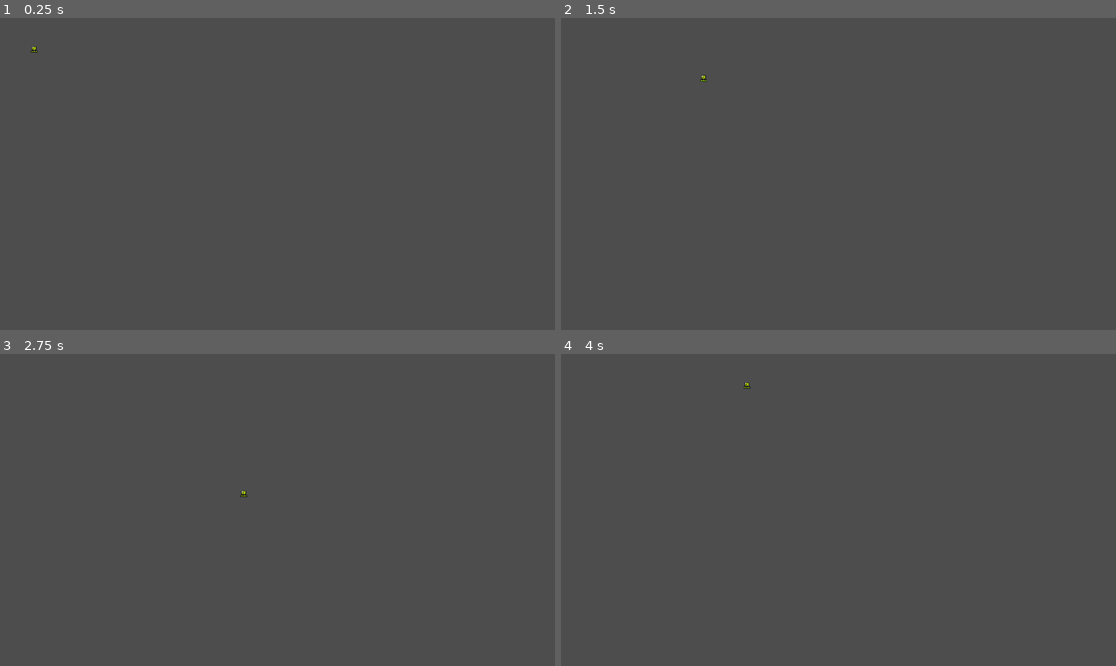
Above: before the commit, frames 1-4 (two rows, left to right).
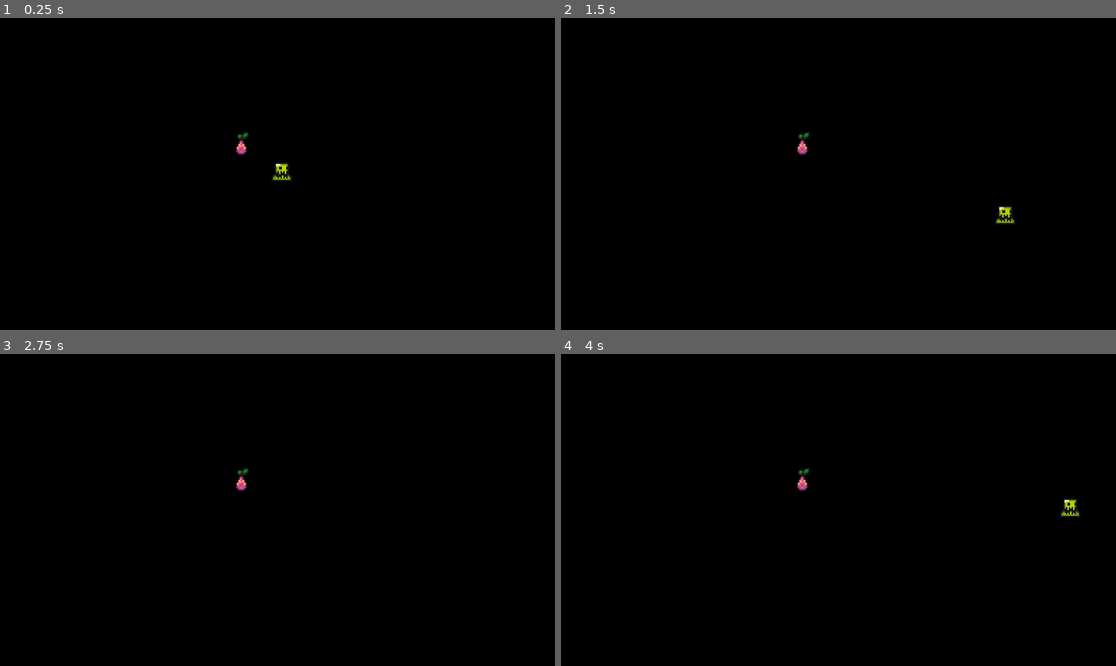
Above: after the commit, the same moments.

Repository: T-ROY77/Centipede
Game: Godot game, scene res://Scenes/game.tscn
Same seed, same stepped clock (60 frames per second), same inputs: the game is played once before the commit and once after it.
Inputs:
- Up to frame 1 (0.25 s): no input
- Up to frame 2 (1.5 s): tap Enter at 0.5 s; hold D (move_right) 0.53-1.28 s; tap Space (shoot, bound only after the commit) at 0.6, 1.35 s; hold Down (move_down) from 1.28 s (still down)
- Up to frame 3 (2.75 s): release Down (move_down) at 2.03 s; hold D (move_right) from 2.03 s (still down); tap Space (shoot, bound only after the commit) at 2.1 s
- Up to frame 4 (4 s): tap Space (shoot, bound only after the commit) at 2.75, 2.85, 3.6 s; release D (move_right) at 2.78 s; hold Up (move_up) 2.78-3.53 s; hold A (move_left) from 3.53 s (still down)

The runs differ from the first frame. In frame 1, 100% of the frame differs, in the area x 0-100%, y 0-100%; in frame 2, 100%; in frame 3, 100%; in frame 4, 100%.

Commit message:
environment and mushrooms

Diff:
--- /dev/null
+++ b/Scenes/bullet.tscn
@@ -0,0 +1,36 @@
+[gd_scene load_steps=6 format=3 uid="uid://cirmscpvfgn1k"]
+
+[ext_resource type="Script" path="res://Scripts/bullet.gd" id="1_5li2q"]
+[ext_resource type="Texture2D" uid="uid://bufho3n2neton" path="res://Assets/sprites/coin.png" id="2_0lmmp"]
+
+[sub_resource type="RectangleShape2D" id="RectangleShape2D_lm6a1"]
+size = Vector2(10, 10)
+
+[sub_resource type="AtlasTexture" id="AtlasTexture_jadyv"]
+atlas = ExtResource("2_0lmmp")
+region = Rect2(0, 0, 16, 16)
+
+[sub_resource type="SpriteFrames" id="SpriteFrames_ysfgl"]
+animations = [{
+"frames": [{
+"duration": 1.0,
+"texture": SubResource("AtlasTexture_jadyv")
+}],
+"loop": true,
+"name": &"default",
+"speed": 5.0
+}]
+
+[node name="Bullet" type="Area2D"]
+top_level = true
+collision_layer = 0
+collision_mask = 3
+script = ExtResource("1_5li2q")
+
+[node name="CollisionShape2D" type="CollisionShape2D" parent="."]
+shape = SubResource("RectangleShape2D_lm6a1")
+
+[node name="AnimatedSprite2D" type="AnimatedSprite2D" parent="."]
+sprite_frames = SubResource("SpriteFrames_ysfgl")
+
+[connection signal="body_entered" from="." to="." method="_on_body_entered"]
--- a/Scenes/game.tscn
+++ b/Scenes/game.tscn
@@ -1,10 +1,26 @@
-[gd_scene load_steps=2 format=3 uid="uid://bs6w1wsh8ib2m"]
+[gd_scene load_steps=3 format=3 uid="uid://bs6w1wsh8ib2m"]
 
 [ext_resource type="PackedScene" uid="uid://dk3kixvrbbrok" path="res://Scenes/player.tscn" id="1_48t54"]
+[ext_resource type="PackedScene" uid="uid://c4gbwxcp1rcto" path="res://Scenes/mushroom.tscn" id="2_oq614"]
 
 [node name="Game" type="Node2D"]
 
+[node name="ColorRect" type="ColorRect" parent="."]
+offset_left = -286.0
+offset_top = -299.0
+offset_right = 294.0
+offset_bottom = 245.0
+color = Color(0, 0, 0, 1)
+metadata/_edit_use_anchors_ = true
+
+[node name="Player" parent="." instance=ExtResource("1_48t54")]
+position = Vector2(0, -1)
+
 [node name="GameManager" type="Node" parent="."]
 
-[node name="Player" parent="." instance=ExtResource("1_48t54")]
-position = Vector2(71, 66)
+[node name="Mushroom" parent="." instance=ExtResource("2_oq614")]
+position = Vector2(-28, -21)
+
+[node name="Camera2D" type="Camera2D" parent="."]
+position = Vector2(-3, 0)
+zoom = Vector2(3, 3)
--- /dev/null
+++ b/Scenes/gun.tscn
@@ -0,0 +1,23 @@
+[gd_scene load_steps=3 format=3 uid="uid://by5dpqxwwuqpo"]
+
+[ext_resource type="Script" path="res://Scripts/gun.gd" id="1_hufvg"]
+
+[sub_resource type="CircleShape2D" id="CircleShape2D_ax3c1"]
+radius = 37.1214
+
+[node name="Gun" type="Area2D"]
+collision_layer = 0
+collision_mask = 2
+script = ExtResource("1_hufvg")
+
+[node name="CollisionShape2D" type="CollisionShape2D" parent="."]
+shape = SubResource("CircleShape2D_ax3c1")
+
+[node name="ShootingPoint" type="Marker2D" parent="."]
+unique_name_in_owner = true
+
+[node name="Timer" type="Timer" parent="."]
+wait_time = 0.2
+autostart = true
+
+[connection signal="timeout" from="Timer" to="." method="_on_timer_timeout"]
--- /dev/null
+++ b/Scenes/mushroom.tscn
@@ -0,0 +1,31 @@
+[gd_scene load_steps=5 format=3 uid="uid://c4gbwxcp1rcto"]
+
+[ext_resource type="Texture2D" uid="uid://dm3rspd6v0a8d" path="res://Assets/sprites/fruit.png" id="1_bk0ig"]
+
+[sub_resource type="RectangleShape2D" id="RectangleShape2D_727a7"]
+size = Vector2(10, 10)
+
+[sub_resource type="AtlasTexture" id="AtlasTexture_t6ck2"]
+atlas = ExtResource("1_bk0ig")
+region = Rect2(16, 32, 16, 16)
+
+[sub_resource type="SpriteFrames" id="SpriteFrames_64mp8"]
+animations = [{
+"frames": [{
+"duration": 1.0,
+"texture": SubResource("AtlasTexture_t6ck2")
+}],
+"loop": true,
+"name": &"default",
+"speed": 5.0
+}]
+
+[node name="Mushroom" type="StaticBody2D"]
+collision_layer = 3
+collision_mask = 3
+
+[node name="CollisionShape2D" type="CollisionShape2D" parent="."]
+shape = SubResource("RectangleShape2D_727a7")
+
+[node name="AnimatedSprite2D" type="AnimatedSprite2D" parent="."]
+sprite_frames = SubResource("SpriteFrames_64mp8")
--- a/Scenes/player.tscn
+++ b/Scenes/player.tscn
@@ -1,7 +1,8 @@
-[gd_scene load_steps=6 format=3 uid="uid://dk3kixvrbbrok"]
+[gd_scene load_steps=7 format=3 uid="uid://dk3kixvrbbrok"]
 
 [ext_resource type="Script" path="res://Scripts/player.gd" id="1_58s6w"]
 [ext_resource type="Texture2D" uid="uid://co1xrmcospxhd" path="res://Assets/sprites/slime_green.png" id="2_khtuw"]
+[ext_resource type="PackedScene" uid="uid://by5dpqxwwuqpo" path="res://Scenes/gun.tscn" id="3_b2ydm"]
 
 [sub_resource type="AtlasTexture" id="AtlasTexture_6jrok"]
 atlas = ExtResource("2_khtuw")
@@ -30,3 +31,6 @@
 
 [node name="CollisionShape2D" type="CollisionShape2D" parent="."]
 shape = SubResource("RectangleShape2D_htosd")
+
+[node name="Gun" parent="." instance=ExtResource("3_b2ydm")]
+position = Vector2(0, -6)
--- /dev/null
+++ b/Scripts/bullet.gd
@@ -0,0 +1,24 @@
+extends Area2D
+
+const SPEED = 10000
+const RANGE = 1200000
+
+var travelled_distance = 0
+
+func _physics_process(delta: float) -> void:
+	var direction = Vector2.RIGHT.rotated(rotation)
+	position += direction * SPEED * delta
+
+	travelled_distance += SPEED * delta
+	if travelled_distance > RANGE:
+		queue_free()
+
+
+
+
+func _on_body_entered(body: Node2D) -> void:
+	if body.has_method("take_damage"):
+		body.take_damage();
+
+
+	queue_free()
--- /dev/null
+++ b/Scripts/gun.gd
@@ -0,0 +1,9 @@
+extends Area2D
+
+
+func shoot():
+	const BULLET = preload("res://Scenes/bullet.tscn")
+	var new_bullet = BULLET.instantiate()
+	new_bullet.global_position = %ShootingPoint.global_position
+	new_bullet.global_rotation = %ShootingPoint.global_rotation
+	%ShootingPoint.add_child(new_bullet)
--- a/Scripts/player.gd
+++ b/Scripts/player.gd
@@ -1,26 +1,24 @@
 extends CharacterBody2D
 
 
-const SPEED = 300.0
-const JUMP_VELOCITY = -400.0
+const SPEED = 150.0
+@onready var gun: Area2D = $Gun
 
 
-func _process(delta: float) -> void:
+func _physics_process(delta: float) -> void:
 
-	# Get the input direction and handle the movement/deceleration.
-	var direction := Input.get_axis("move_left", "move_right")
-	if direction:
-		velocity.x = direction * SPEED
-	else:
-		velocity.x = move_toward(velocity.x, 0, SPEED)
+	# Get the input x direction and handle the movement/deceleration.
+	var direction = Input.get_vector("move_left", "move_right", "move_up", "move_down")
+	velocity = direction * SPEED
+
+	move_and_slide()
+
+	if Input.is_action_just_pressed("shoot"):
+		gun.shoot()
 
 
+	#if velocity.length() > 0.0:
+		# is moving
 
-	# Get the input direction and handle the movement/deceleration.
-	var ydirection := Input.get_axis("move_up", "move_down")
-	if ydirection:
-		velocity.y = ydirection * SPEED
-	else:
-		velocity.y = move_toward(velocity.y, 0, SPEED)
-
-	move_and_slide()
+	#else:
+		#is idle
--- a/project.godot
+++ b/project.godot
@@ -41,6 +41,12 @@
 , Object(InputEventKey,"resource_local_to_scene":false,"resource_name":"","device":-1,"window_id":0,"alt_pressed":false …(183 unchanged characters)…
 ]
 }
+shoot={
+"deadzone": 0.5,
+"events": [Object(InputEventKey,"resource_local_to_scene":false,"resource_name":"","device":-1,"window_id":0,"alt_pressed":false,"shift_pressed":false,"ctrl_pressed":false,"meta_pressed":false,"pressed":false,"keycode":0,"physical_keycode":32,"key_label":0,"unicode":32,"location":0,"echo":false,"script":null)
+, Object(InputEventMouseButton,"resource_local_to_scene":false,"resource_name":"","device":-1,"window_id":0,"alt_pressed":false,"shift_pressed":false,"ctrl_pressed":false,"meta_pressed":false,"button_mask":0,"position":Vector2(0, 0),"global_position":Vector2(0, 0),"factor":1.0,"button_index":1,"canceled":false,"pressed":false,"double_click":false,"script":null)
+]
+}
 
 [rendering]
 
